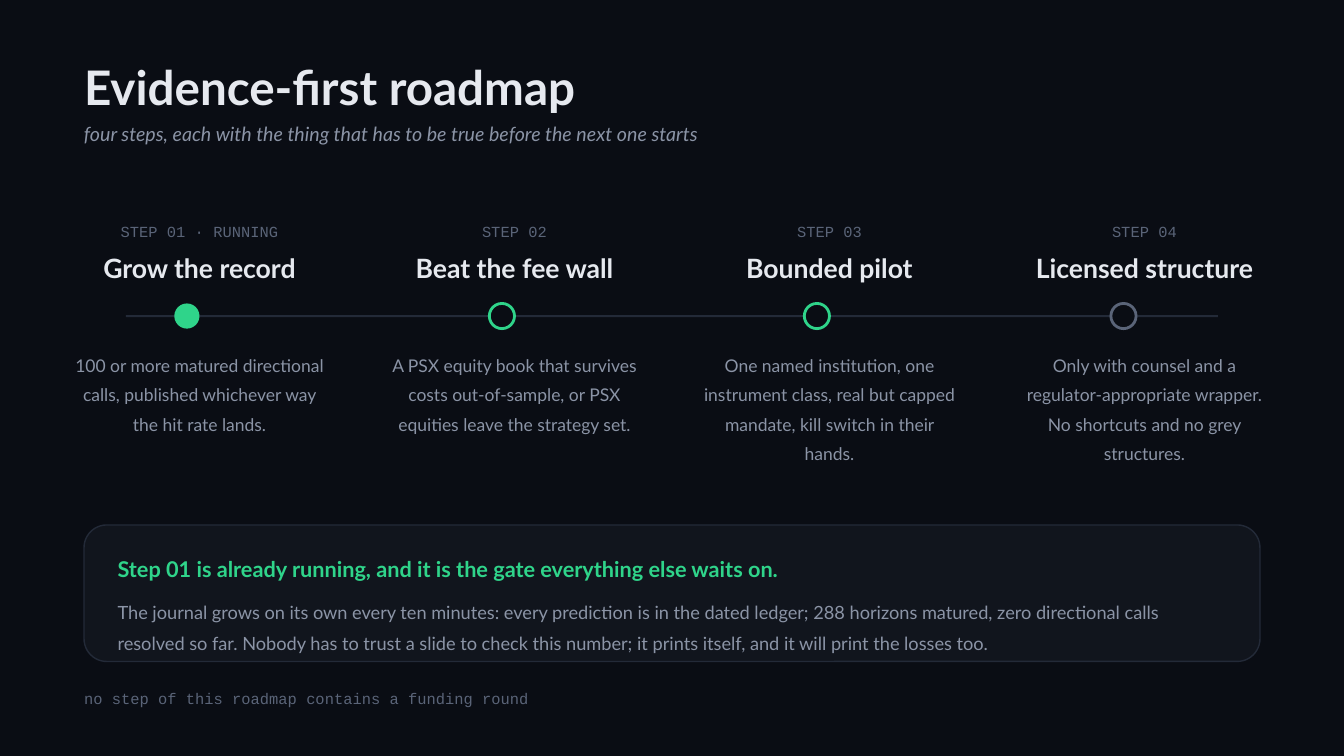
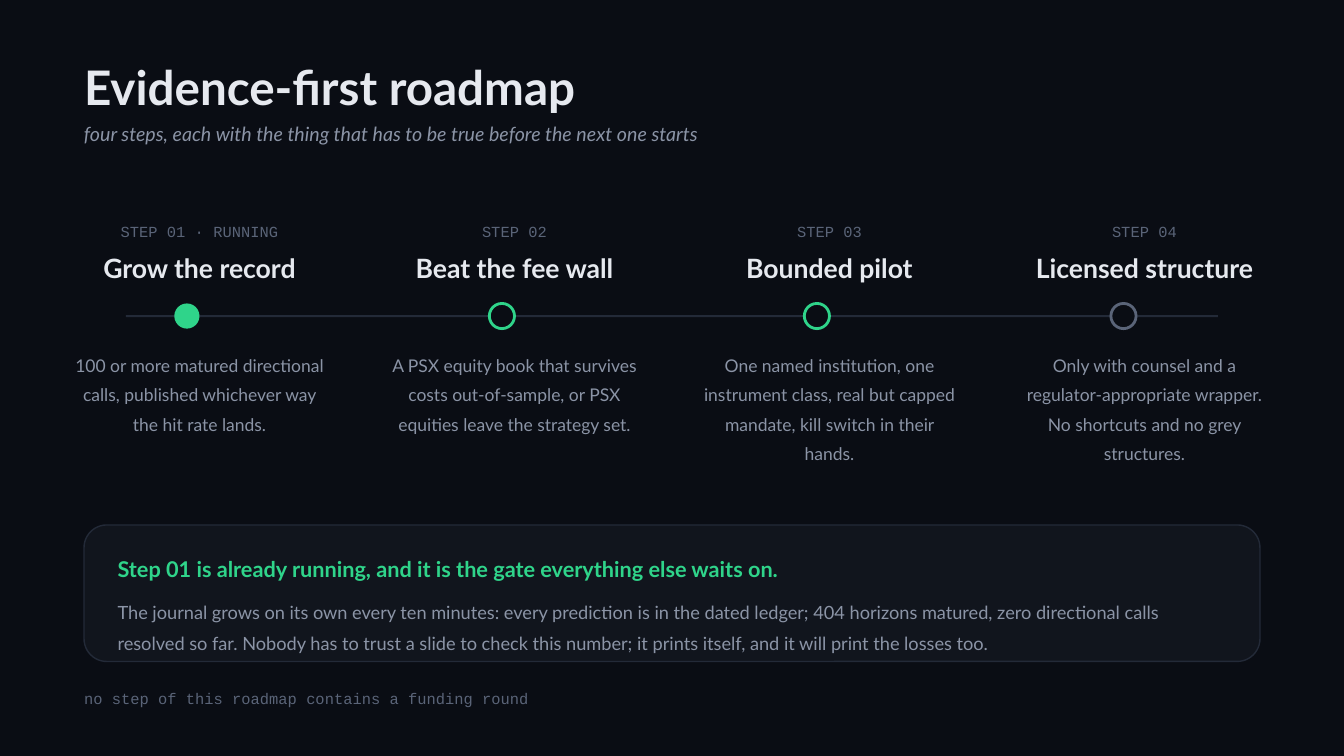
Before and after one commit to zhaider5142009-oss/kairos, a slide deck: slide 11 of docs/investors/KAIROS_Investor_Deck.pptx. Drawn at 1344x756 pixels with LibreOffice and Linux fonts; fonts in the diff are those of the drawing. Boxes give left, top, right and bottom in pixels: in the first picture for what was removed or moved away, otherwise in the second. Text is boxed around its words. In the diff, an @@ line names an element or a change of style, - is before the commit and + after.

```diff
--- a/docs/investors/KAIROS_Investor_Deck.pptx
+++ b/docs/investors/KAIROS_Investor_Deck.pptx
@@ text at (118,605,1159,653): text changed @@
-The journal grows on its own every ten minutes: every prediction is in the dated ledger; 288 horizons matured, zero directional calls resolved so far. Nobody has to trust a slide to check this number; it prints itself, and it will print the losses too.
+The journal grows on its own every ten minutes: every prediction is in the dated ledger; 404 horizons matured, zero directional calls resolved so far. Nobody has to trust a slide to check this number; it prints itself, and it will print the losses too.
```
Also in this commit, not shown: 3 other slides changed, 13 other files.
